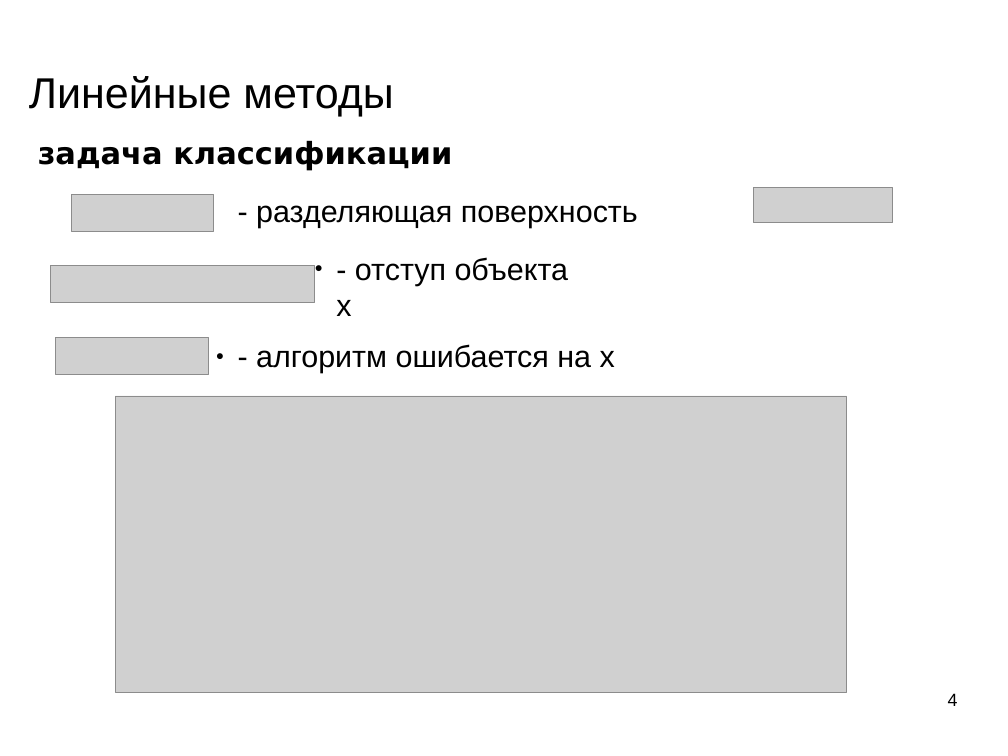
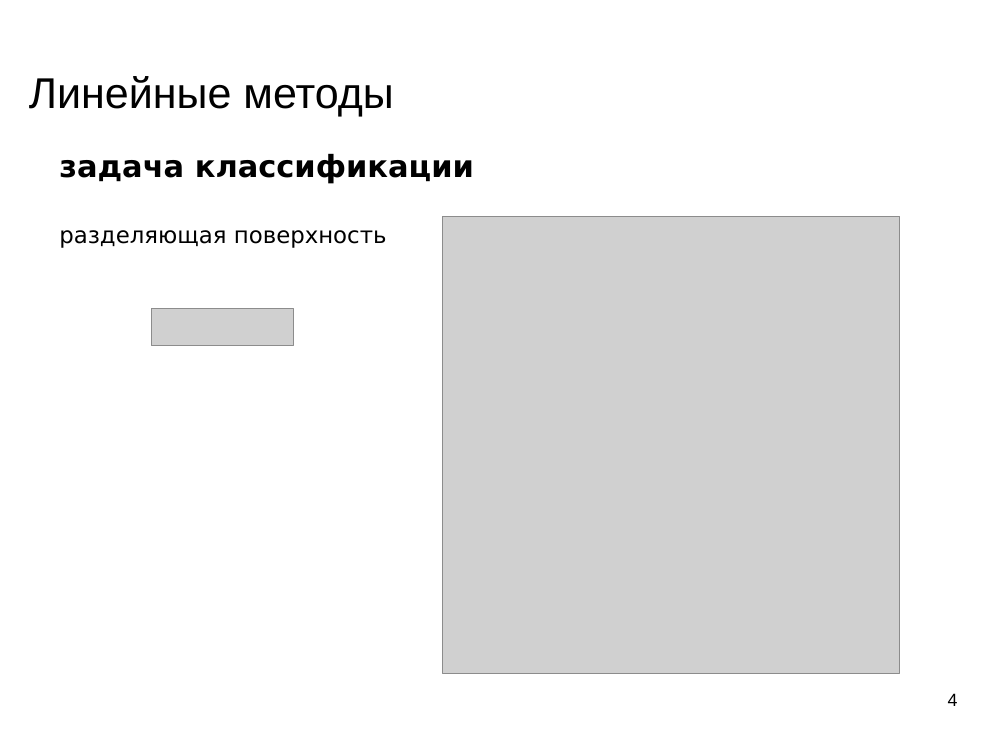
Before and after one commit to mechanoid5/ml_lectorium_legacy, a slide deck: slide 4 of 09-linear.odp. Drawn at 1008x756 pixels with LibreOffice and Linux fonts; fonts in the diff are those of the drawing; grey boxes stand for pictures; background and template pictures are left out. Boxes give left, top, right and bottom in pixels: in the first picture for what was removed or moved away, otherwise in the second. Text is boxed around its words. In the diff, an @@ line names an element or a change of style, - is before the commit and + after.

```diff
--- a/09-linear.odp
+++ b/09-linear.odp
@@ text "задача классификации": place and size @@
-text "задача классификации" at (38,140,452,170)
+text "задача классификации" at (59,153,474,248)
@@ subtitle removed at (256,205,638,228) @@
-- разделяющая поверхность
@@ picture removed at (754,188,893,223) @@
@@ text at (59,230,387,248): paragraph added @@
+разделяющая поверхность
@@ picture: place and size @@
-picture at (72,195,214,231)
+picture at (443,216,900,673)
@@ text removed at (336,257,569,316) @@
-● - отступ объекта х
@@ picture: place and size @@
-picture at (50,266,315,303)
+picture at (151,309,293,346)
@@ picture removed at (56,338,209,374) @@
@@ text removed at (256,344,615,373) @@
-● - алгоритм ошибается на х
@@ picture removed at (115,396,847,692) @@
```
Also in this commit, not shown: 10 other slides changed, 7 slides added, 2 slides removed.
